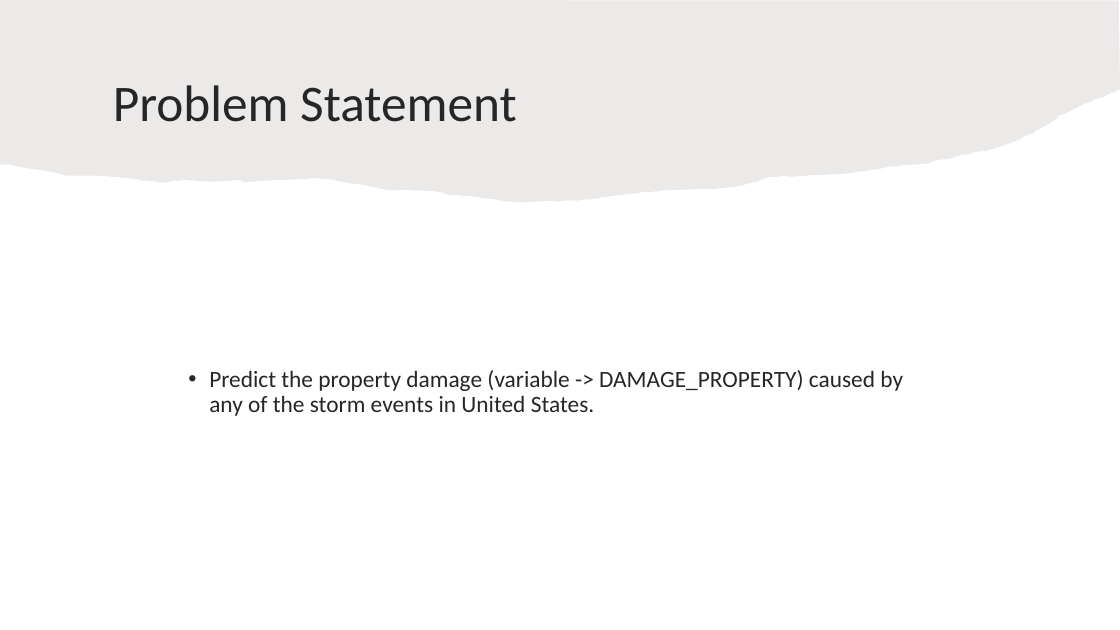
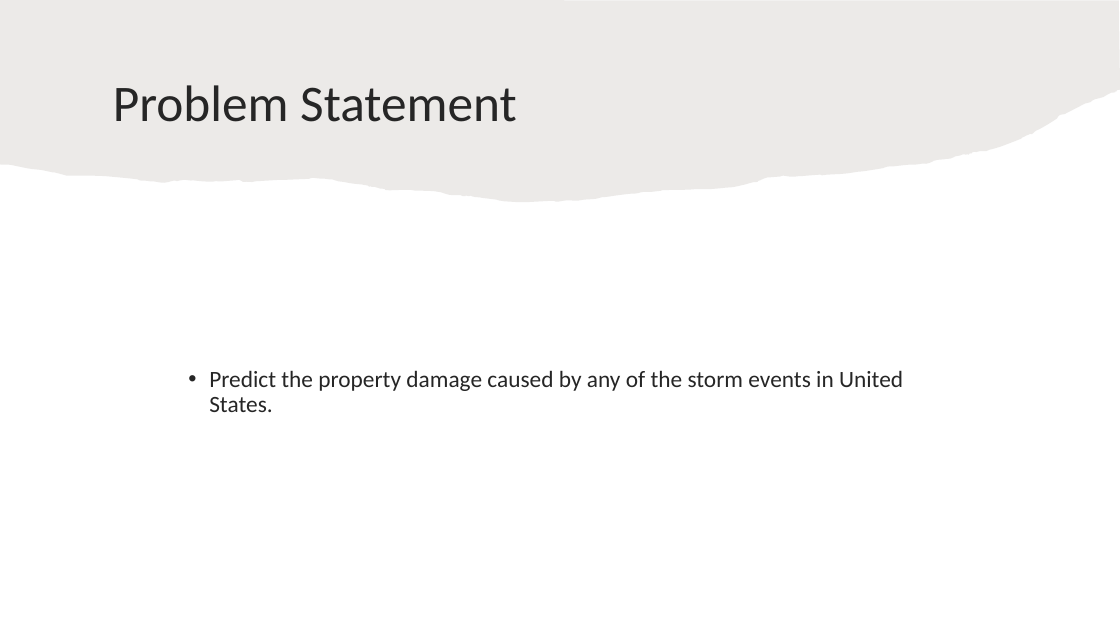
Before and after one commit to siddas18/Natural-Disaster-Damage-Prediction, a slide deck: slide 2 of DM_Final_Project.pptx (slide 3 before the commit). Drawn at 1120x630 pixels with LibreOffice and Linux fonts; fonts in the diff are those of the drawing. Boxes give left, top, right and bottom in pixels: in the first picture for what was removed or moved away, otherwise in the second. Text is boxed around its words. In the diff, an @@ line names an element or a change of style, - is before the commit and + after.

```diff
--- a/DM_Final_Project.pptx
+++ b/DM_Final_Project.pptx
@@ text at bbox=[209, 370, 903, 412]: text changed @@
-• Predict the property damage (variable -> DAMAGE_PROPERTY) caused by any of the storm events in United States.
+• Predict the property damage caused by any of the storm events in United States.
```
Also in this commit, not shown: 3 other slides changed.
